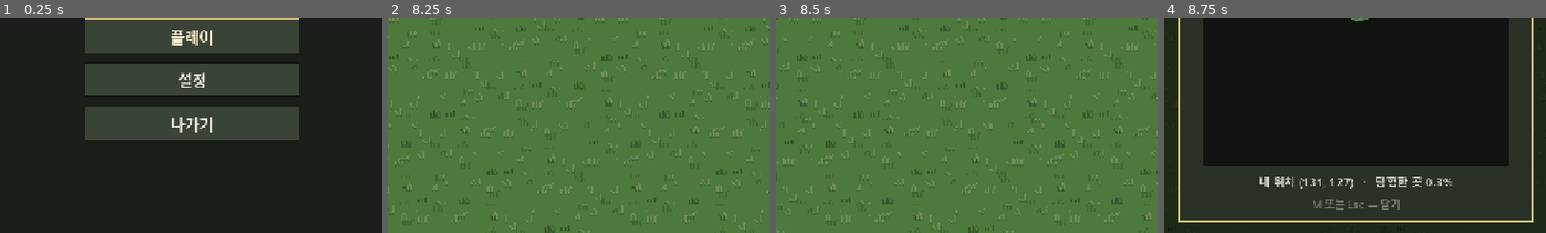
Above: before the commit, frames 1-4 (left to right).
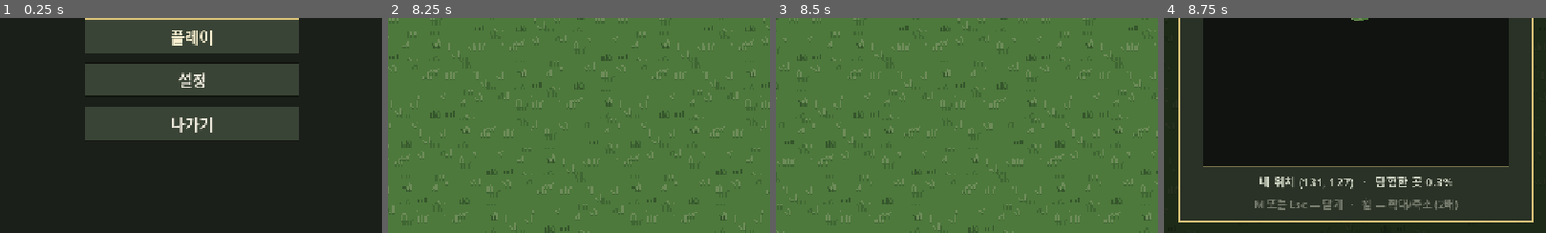
Above: after the commit, the same moments.

Repository: kimtuna/Gunfarm
Game: Godot game, scene res://scenes/main_menu.tscn
Two runs of this game, one before a commit and one after it. Both use one fixed random seed, a clock stepped at 60 frames per second and the inputs below.
Inputs (mouse positions are % of the whole screen's width and height, from its top left):
- Up to frame 1 (0.25 s): no input
- Up to frame 2 (8.25 s): click "플레이" at 0.5 s; click "슬롯 1 · 비어 있음" at 1.25 s; click (66, 30) at 2.02 s; type "Alex" at 2.1 s; click "<" at 2.75 s; click ">" at 3.5 s; click "확정" at 4.25 s; tap Enter at 5, 8 s; move the mouse to (72, 45) at 5.02 s; hold D (move_right) 5.03-5.75 s; click (72, 45) at 5.17 s; drag from (30, 55) to (45, 70) at 5.77 s; tap Space at 6.5 s; move the mouse to (60, 28) at 6.52 s; hold D (move_right) 6.53-7.25 s; click (60, 28) at 6.67 s; drag from (45, 70) to (20, 35) at 7.27 s; move the mouse to (80, 65) at 8.02 s; hold A (move_left) from 8.03 s (still down); click (80, 65) at 8.17 s
- Up to frame 3 (8.5 s): keep holding A (move_left)
- Up to frame 4 (8.75 s): keep holding A (move_left); tap M (toggle_map) at 8.65 s
The pictures show only the part of the screen within x 25-75%, y 50-100%; the shares and areas given below are measured in that part.

Frames 1-3 are identical in both runs. In frame 4, 1.4% of the frame differs, in the area x 10-91%, y 68-90%.

Commit message:
[INBOX #22] 맵을 마우스 휠로 1/2/4/8배 줌인/줌아웃
지도 그림(256×256)은 그대로 두고 붙이는 사각형만 바꿔서 정수 배율 1/2/4/8배로
확대·축소한다. 창보다 커지는 4·8배는 플레이어를 한가운데 두고 자르되 지도
가장자리에서는 중심을 안쪽으로 물려 지도 밖이 안 나오게 하고, 휠은 지도가 열려
있을 때만 먹고 바로 소비한다. 배율은 닫았다 열어도 유지되지만 저장하지 않는다.

## 스스로 판단해서 고친 부분
- 1배에서 지도 여백색과 "안 가본 칸" 색이 둘 다 어두워 세계의 끝이 화면에서
  구분되지 않아, 지도 바깥쪽에 창틀과 같은 금색 한 줄을 그었다(가장자리 한 칸을
  덮지 않으려고 안쪽이 아니라 바깥쪽에 긋는다).
- 검증을 API 값이 아니라 화면 픽셀로 잡았다 — 1배는 여백과의 경계까지 재서
  가로폭을, 2배 이상은 홀로 찍힌 방문 동그라미의 세로 길이를 잰다. 그래서 줌
  검사는 "아직 아무것도 안 적힌 육지"를 찾아가 그 위에서 한다.
- `clip_contents` 를 켜는 것뿐 아니라 그게 꺼졌을 때 걸리는 검사(창 바깥 픽셀
  짚기)까지 넣었다.

## 어려움 / 에러와 해결
- 처음 만든 QA 는 창 안쪽 픽셀만 봐서 `clip_contents` 를 꺼도 통과했다 — 실제로는
  8배 지도가 창틀·제목·월드 화면까지 덮고 있었다(캡처로 확인). 창 바깥도 짚도록
  고쳤고, 같은 함정을 `docs/GOTCHAS.md` 에 남겼다.
- 이가 있는지 일곱 가지로 확인했다(줌 무시 / 클램프 제거 / 휠 소비 제거 / 열 때마다
  배율 초기화 / 중심 추적 제거 / 안 가본 칸 그리기 / clip_contents 끄기) — 전부
  의도한 FAIL 이 나는 것을 보고 되돌렸다. 휠 감시자 자체가 고장 나 통과하는 것을
  막으려고, 지도를 닫고 돌린 휠은 반대로 감시자에 잡혀야 한다는 것도 같이 본다.

Co-Authored-By: Claude Opus 5 <noreply@anthropic.com>

Diff:
--- a/game/qa/qa_map.gd
+++ b/game/qa/qa_map.gd
@@ -15,6 +15,10 @@
 ##   5) 돌아다니면 채워진다.
 ##   6) **저장했다 불러와도 기록이 남는다** — 메인 메뉴로 나갔다 같은 슬롯으로 다시
 ##      들어와서 확인한다(슬롯 파일을 거치는 진짜 경로다).
+##   7) **마우스 휠 줌**(docs/DESIGN.md 「맵 줌」) — 1/2/4/8배가 **화면 픽셀로 재서**
+##      정말 그 배율인지, 확대하면 내가 화면 한가운데에 오는지, **지도 귀퉁이에서
+##      지도 밖이 안 보이는지**, 배율을 바꿔도 안 가본 칸은 여전히 안 보이는지,
+##      휠이 지도 뒤로 새지 않는지, 닫았다 열어도 배율이 남는지.
 
 const SlotStore := preload("res://scripts/slot_store.gd")
 const WorldGen := preload("res://scripts/world_gen.gd")
@@ -36,6 +40,14 @@
 ## 화면 픽셀을 색으로 판정할 때의 허용 오차.
 const COLOR_EPSILON := 0.02
 
+## 줌 검사에서 지도 밖이 보이는지 확인할 네 귀퉁이(테두리는 언제나 바다다).
+const CORNER_TILES: Array[Vector2i] = [Vector2i(1, 1), Vector2i(254, 1),
+		Vector2i(1, 254), Vector2i(254, 254)]
+
+## 줌 검사 동안 화살표가 가리킬 방향(위). 픽셀로 크기를 잴 때 **가로로 훑는 자리에
+## 화살표가 끼어들지 않게** 세로로 세워둔다.
+const ZOOM_AIM_ANGLE := -PI * 0.5
+
 var _steps: Array[Callable] = []
 var _step := 0
 var _wait := 0
@@ -46,6 +58,24 @@
 var _far_tile := Vector2i(-1, -1)
 var _never_tile := Vector2i(-1, -1)
 var _count_before_exit := 0
+
+## 줌 검사를 서서 할 자리(지도 한가운데 근처)와 휠 감시자.
+var _center_tile := Vector2i(-1, -1)
+var _spy: Node = null
+
+
+## 지도가 먹어야 할 휠이 **그 뒤로 새어 나가는지** 보는 감시자 (docs/DESIGN.md 「맵 줌」의
+## "휠 입력이 다른 곳으로 새지 않게"). 나중에 핫바 스크롤이 붙을 자리를 미리 흉내낸다.
+class WheelSpy extends Node:
+	var seen := 0
+
+	func _unhandled_input(event: InputEvent) -> void:
+		var button := event as InputEventMouseButton
+		if button == null:
+			return
+		if button.button_index == MOUSE_BUTTON_WHEEL_UP \
+				or button.button_index == MOUSE_BUTTON_WHEEL_DOWN:
+			seen += 1
 
 
 func _initialize() -> void:
@@ -83,6 +113,42 @@
 		_press_map_key,
 		_check_reloaded_map_draws,
 	]
+	_steps.append_array(_zoom_steps())
+
+
+## 7) 줌. 여기 들어올 때 지도는 열려 있고 배율은 아직 기본(2배)이다.
+func _zoom_steps() -> Array[Callable]:
+	var steps: Array[Callable] = [
+		_check_zoom_default,
+		_stand_at_center,
+		_settle,
+		_add_wheel_spy,
+		func(): _wheel(-1),                       # 2 → 1
+		func(): _check_zoom(1, "54_zoom_1x"),
+		_check_wheel_did_not_leak,
+		func(): _wheel(-1),                       # 1 에서 더 내려도 1
+		func(): _check_zoom_clamped(1, "가장 작은"),
+		func(): _wheel(1),                        # 1 → 2
+		func(): _check_zoom(2, "55_zoom_2x"),
+		func(): _wheel(1),                        # 2 → 4
+		func(): _check_zoom(4, "56_zoom_4x"),
+		func(): _wheel(1),                        # 4 → 8
+		func(): _check_zoom(8, "57_zoom_8x"),
+		func(): _wheel(1),                        # 8 에서 더 올려도 8
+		func(): _check_zoom_clamped(8, "가장 큰"),
+		_press_map_key,                           # 닫고
+		func(): _wheel(-1),                       # 닫힌 채로 휠을 돌려본다
+		_check_wheel_only_while_map_open,
+		_press_map_key,                           # 다시 열기
+		_settle,
+		_check_zoom_kept_after_reopen,
+	]
+	# 네 귀퉁이 — 가장 확대한 8배에서 지도 밖이 한 점도 안 보여야 한다.
+	for index in CORNER_TILES.size():
+		steps.append(func(): _stand_at_corner(index))
+		steps.append(_settle)
+		steps.append(func(): _check_corner_stays_inside(index))
+	return steps
 
 
 func _process(delta: float) -> bool:
@@ -397,6 +463,343 @@
 	_shoot("53_map_after_reload")
 
 
+# --- 7) 줌 (docs/DESIGN.md 「맵 줌 (마우스 휠)」) -------------------------------
+#
+# **판정을 API 값에만 기대지 않는다** — `map_rect()` 가 뭘 돌려주든 실제로 칠해진
+# 화면 픽셀을 재서 1/2/4/8배인지 본다. 그래서 줌 검사는 지도 한가운데 근처의
+# **아직 아무것도 안 적힌 육지**에 서서 한다: 기록 반경이 지도 위에 지름 13칸짜리
+# 동그라미 하나로 홀로 찍혀서, 그 동그라미의 픽셀 크기가 곧 배율이 된다.
+
+func _check_zoom_default() -> void:
+	var canvas := _canvas()
+	if canvas == null:
+		_fails.append("줌 검사를 시작하는데 지도가 닫혀 있다")
+		return
+	if canvas.zoom_scale() != 2:
+		_fails.append("지도를 열었을 때 배율이 %d배다 — 기본은 2배여야 한다" % canvas.zoom_scale())
+
+
+## 지도 한가운데 근처의 육지 중 **주변에 이미 적힌 칸이 하나도 없는** 자리로 옮긴다.
+func _stand_at_center() -> void:
+	var world := _world()
+	var center := Vector2i(WorldGen.MAP_TILES / 2, WorldGen.MAP_TILES / 2)
+	var candidates: Array[Vector2i] = []
+	for y in range(center.y - 40, center.y + 41):
+		for x in range(center.x - 40, center.x + 41):
+			if world.is_land(x, y):
+				candidates.append(Vector2i(x, y))
+	candidates.sort_custom(func(a: Vector2i, b: Vector2i) -> bool:
+		return Vector2(a - center).length_squared() < Vector2(b - center).length_squared())
+	var clear := _explore_radius() + 3
+	for tile in candidates:
+		if _is_untouched(tile, clear):
+			_center_tile = tile
+			break
+	if _center_tile.x < 0:
+		_fails.append("지도 한가운데 근처에서 '아직 아무것도 안 적힌 육지'를 못 찾았다")
+		return
+	print("[qa] 줌 검사 자리 %s (한가운데에서 %.0f칸)"
+			% [_center_tile, Vector2(_center_tile - center).length()])
+	_stand_at(_center_tile)
+
+
+func _is_untouched(tile: Vector2i, radius: int) -> bool:
+	var explored: RefCounted = _explored()
+	for dy in range(-radius, radius + 1):
+		for dx in range(-radius, radius + 1):
+			if explored.is_explored(tile.x + dx, tile.y + dy):
+				return false
+	return true
+
+
+## 그 칸으로 옮기고 조준을 위로 세운다. 지도가 열려 있는 동안은 플레이어 입력이 끊겨
+## 있어서(`input_enabled`) 여기 넣은 각도가 마우스에 덮이지 않는다.
+func _stand_at(tile: Vector2i) -> void:
+	var player := _player()
+	if player == null:
+		_fails.append("플레이어를 못 찾아 %s 로 못 옮긴다" % tile)
+		return
+	player.place_at(WorldGen.tile_center(tile))
+	if player.motion != null:
+		player.motion.aim_angle = ZOOM_AIM_ANGLE
+
+
+## `world.gd` 의 기록 반경. 같은 숫자를 여기 또 적지 않으려고 스크립트에서 직접 읽는다.
+func _explore_radius() -> int:
+	return int(current_scene.get_script().get_script_constant_map()
+			.get("EXPLORE_RADIUS_TILES", 6))
+
+
+func _add_wheel_spy() -> void:
+	_spy = WheelSpy.new()
+	_spy.name = "WheelSpy"
+	current_scene.add_child(_spy)
+
+
+## 마우스 휠 한 칸을 **실제 입력 경로로** 흘려보낸다 — 지도의 `_input` 이 이걸 받는다.
+func _wheel(steps: int) -> void:
+	var event := InputEventMouseButton.new()
+	event.button_index = MOUSE_BUTTON_WHEEL_UP if steps > 0 else MOUSE_BUTTON_WHEEL_DOWN
+	event.pressed = true
+	event.position = root.get_visible_rect().get_center()
+	Input.parse_input_event(event)
+
+
+## 한 배율에서 볼 것을 한 번에 본다.
+func _check_zoom(zoom: int, shot_name: String) -> void:
+	var canvas := _canvas()
+	if canvas == null:
+		_fails.append("%d배 검사 중인데 지도가 닫혀 있다" % zoom)
+		return
+	if canvas.zoom_scale() != zoom:
+		_fails.append("휠을 돌렸더니 %d배다 — %d배여야 한다" % [canvas.zoom_scale(), zoom])
+		return
+	var rect: Rect2 = canvas.map_rect()
+	var want := float(WorldGen.MAP_TILES * zoom)
+	if not is_equal_approx(rect.size.x, want) or not is_equal_approx(rect.size.y, want):
+		_fails.append("%d배인데 지도를 %s 크기로 그린다 — %.0f×%.0f 여야 한다"
+				% [zoom, rect.size, want, want])
+	var image := _capture()
+	if image == null:
+		return
+	_check_map_edge_not_shown(image, zoom)
+	_check_map_stays_in_window(image, zoom)
+	_check_drawn_scale_in_pixels(image, zoom)
+	_check_tiles_at_zoom(image, zoom)
+	_check_player_centered(canvas, zoom)
+	_shoot(shot_name)
+
+
+func _check_zoom_clamped(zoom: int, label: String) -> void:
+	var canvas := _canvas()
+	if canvas != null and canvas.zoom_scale() != zoom:
+		_fails.append("%s 배율(%d배)에서 휠을 더 돌렸더니 %d배가 됐다"
+				% [label, zoom, canvas.zoom_scale()])
+
+
+## **확대한 상태에서는 지도 밖(여백색)이 한 점도 보이면 안 된다** — 가장자리에서 중심을
+## 안쪽으로 물리고 있다는 뜻이다. 1배는 반대로 지도(256px)가 창(512px)보다 작아서
+## 여백이 보이는 게 맞다.
+func _check_map_edge_not_shown(image: Image, zoom: int) -> void:
+	var rect := _canvas().get_global_rect()
+	var outside := 0
+	var samples := 0
+	for iy in 33:
+		for ix in 33:
+			var point := rect.position + Vector2(
+					lerpf(1.0, rect.size.x - 1.0, ix / 32.0),
+					lerpf(1.0, rect.size.y - 1.0, iy / 32.0))
+			samples += 1
+			if _is_color(_pixel(image, point), MapCanvas.BACKDROP_COLOR):
+				outside += 1
+	if zoom == 1:
+		if outside == 0:
+			_fails.append("1배인데 지도 밖 여백이 한 점도 안 보인다 — 지도가 창을 꽉 채우고 있다")
+	elif outside > 0:
+		_fails.append("%d배에서 짚어본 %d자리 중 %d자리가 지도 밖이다 — 지도 밖이 보이면 안 된다"
+				% [zoom, samples, outside])
+
+
+## **확대한 지도가 자기 창 밖으로 넘쳐 그려지면 안 된다.** Control 은 `_draw` 가 자기
+## 사각형을 벗어나도 잘라주지 않아서, 8배(2048px)면 지도가 창틀·제목·월드 화면까지
+## 통째로 덮어버린다. 창 바로 바깥(지도 상자 안쪽 여백)을 짚어서 지도 색이 나오는지 본다.
+func _check_map_stays_in_window(image: Image, zoom: int) -> void:
+	var rect := _canvas().get_global_rect()
+	var spilled := 0
+	for i in 17:
+		var along := lerpf(2.0, rect.size.x - 2.0, i / 16.0)
+		var down := lerpf(2.0, rect.size.y - 2.0, i / 16.0)
+		for point: Vector2 in [
+			Vector2(rect.position.x + along, rect.position.y - 5.0),
+			Vector2(rect.position.x + along, rect.end.y + 5.0),
+			Vector2(rect.position.x - 8.0, rect.position.y + down),
+			Vector2(rect.end.x + 8.0, rect.position.y + down),
+		]:
+			var color := _pixel(image, point)
+			if _is_color(color, MapCanvas.UNEXPLORED_COLOR) \
+					or _is_color(color, MapCanvas.BACKDROP_COLOR):
+				spilled += 1
+	if spilled > 0:
+		_fails.append("%d배에서 지도가 자기 창 밖으로 %d자리나 넘쳐 그려졌다 (clip_contents 확인)"
+				% [zoom, spilled])
+
+
+## **배율을 화면 픽셀로 잰다.**
+##  - 1배: 지도가 창보다 작으니 여백과의 경계까지 재면 지도 가로폭이 그대로 나온다.
+##  - 2배 이상: 창이 꽉 차서 경계가 없다. 대신 홀로 찍힌 방문 동그라미의 **세로 길이**를
+##    잰다 — 화살표에 안 걸리게 중심에서 10px 이상 옆으로 비킨 세로줄에서 잰다.
+func _check_drawn_scale_in_pixels(image: Image, zoom: int) -> void:
+	var rect := _canvas().get_global_rect()
+	if zoom == 1:
+		var left := -1.0
+		var right := -1.0
+		var y := rect.get_center().y
+		for i in int(rect.size.x):
+			var x := rect.position.x + i + 0.5
+			# **지도 그림인 픽셀**만 센다 — 여백도, 가장자리 선도 지도 넓이가 아니다.
+			if not _is_map_content(_pixel(image, Vector2(x, y))):
+				continue
+			if left < 0.0:
+				left = x
+			right = x
+		var got := right - left + 1.0
+		print("[qa] 1배 — 지도 가로폭이 화면에서 %.0f (논리px), %d칸이어야 한다"
+				% [got, WorldGen.MAP_TILES])
+		if absf(got - float(WorldGen.MAP_TILES)) > 3.0:
+			_fails.append("1배인데 지도 가로폭이 %.0f px 다 — %d px 여야 한다"
+					% [got, WorldGen.MAP_TILES])
+		return
+	if _center_tile.x < 0:
+		return
+	var radius := _explore_radius()
+	var offset := int(ceilf(10.0 / float(zoom)))  # 화살표(반폭 8px)를 확실히 비켜난 칸 수.
+	var half := floori(sqrt(float(radius * radius - offset * offset)))
+	var column := _tile_point(_center_tile + Vector2i(offset, 0))
+	var top := column.y
+	var bottom := column.y
+	for i in range(1, int(rect.size.y)):
+		var point := Vector2(column.x, column.y - i)
+		if not rect.has_point(point) or _is_hidden(_pixel(image, point)):
+			break
+		top = point.y
+	for i in range(1, int(rect.size.y)):
+		var point := Vector2(column.x, column.y + i)
+		if not rect.has_point(point) or _is_hidden(_pixel(image, point)):
+			break
+		bottom = point.y
+	var got := bottom - top + 1.0
+	var want := float((2 * half + 1) * zoom)
+	print("[qa] %d배 — 방문 동그라미의 세로 길이가 화면에서 %.0f (논리px), %.0f 여야 한다"
+			% [zoom, got, want])
+	if absf(got - want) > float(zoom) + 2.0:
+		_fails.append("%d배인데 방문 자국이 화면에서 %.0f px 다 — %.0f px(%d칸 × %d배)여야 한다"
+				% [zoom, got, want, 2 * half + 1, zoom])
+
+
+## 배율이 바뀌어도 **안 가본 칸은 여전히 안 보이고**, 보이는 칸의 지형은 월드와 같다.
+## 화살표가 덮는 자리는 건너뛴다.
+func _check_tiles_at_zoom(image: Image, zoom: int) -> void:
+	var canvas := _canvas()
+	var world := _world()
+	var explored: RefCounted = _explored()
+	var marker := _screen_point(canvas.map_position(_player().global_position))
+	var wrong_terrain := 0
+	var leaked := 0
+	var seen := 0
+	var hidden := 0
+	for ty in range(0, WorldGen.MAP_TILES, 2):
+		for tx in range(0, WorldGen.MAP_TILES, 2):
+			var tile := Vector2i(tx, ty)
+			if not _tile_visible(tile):
+				continue
+			var point := _tile_point(tile)
+			if point.distance_to(marker) < MapCanvas.MARKER_LENGTH + 3.0:
+				continue
+			var color := _pixel(image, point)
+			if not explored.is_explored(tx, ty):
+				hidden += 1
+				if not _is_color(color, MapCanvas.UNEXPLORED_COLOR):
+					leaked += 1
+				continue
+			var got := _terrain_of(color)
+			if got == "그 외":
+				continue
+			seen += 1
+			if got != ("land" if world.is_land(tx, ty) else "sea"):
+				wrong_terrain += 1
+	print("[qa] %d배 — 보이는 칸 대조: 기록된 %d칸(어긋남 %d) / 안 가본 %d칸(새어나온 것 %d)"
+			% [zoom, seen, wrong_terrain, hidden, leaked])
+	if leaked > 0:
+		_fails.append("%d배에서 안 가본 칸 %d개가 지도에 보인다" % [zoom, leaked])
+	if wrong_terrain > 0:
+		_fails.append("%d배에서 %d칸의 지형이 월드와 다르게 그려졌다" % [zoom, wrong_terrain])
+	if seen < 8 or hidden < 50:
+		_fails.append("%d배에서 대조한 칸이 너무 적다 (기록 %d / 안 가봄 %d)" % [zoom, seen, hidden])
+
+
+## 지도가 창보다 커지는 배율에서는 **내가 화면 한가운데**여야 한다(지도 가장자리가
+## 아닐 때). 줌 검사 자리는 지도 한가운데라 물러날 일이 없다.
+func _check_player_centered(canvas: Control, zoom: int) -> void:
+	if float(WorldGen.MAP_TILES * zoom) <= canvas.size.x:
+		return
+	var at: Vector2 = canvas.map_position(_player().global_position)
+	var center: Vector2 = canvas.size * 0.5
+	if at.distance_to(center) > 2.0:
+		_fails.append("%d배에서 내 위치가 창 %s 에 있다 — 한가운데(%s)여야 한다"
+				% [zoom, at, center])
+
+
+## 지도가 열려 있을 때의 휠은 지도가 먹는다 — 뒤로 새어 나가면 안 된다.
+func _check_wheel_did_not_leak() -> void:
+	if _spy != null and _spy.seen > 0:
+		_fails.append("지도가 열려 있는데 휠 %d건이 지도 뒤까지 흘러갔다 — 지도가 소비해야 한다"
+				% _spy.seen)
+
+
+## 반대로 지도가 닫혀 있으면 휠은 그대로 뒤로 가고 배율도 안 바뀐다. 이걸 같이 봐야
+## 위의 "안 샜다"가 **감시자가 고장 나서 통과한 것**이 아님을 알 수 있다.
+func _check_wheel_only_while_map_open() -> void:
+	if _map() != null:
+		_fails.append("M 을 눌렀는데 지도가 안 닫혔다 (휠 범위 검사)")
+		return
+	if _spy == null:
+		return
+	if _spy.seen == 0:
+		_fails.append("지도를 닫고 돌린 휠이 아무 데도 안 갔다 — 감시자가 고장 났거나 휠이 안 들어갔다")
+	if MapCanvas.zoom_index != MapCanvas.ZOOM_STEPS.size() - 1:
+		_fails.append("지도가 닫혀 있는데 휠이 배율을 %d배로 바꿨다"
+				% MapCanvas.ZOOM_STEPS[MapCanvas.zoom_index])
+
+
+## 닫았다 열어도 배율은 그대로다. 다만 **슬롯에 저장하지는 않는다**.
+func _check_zoom_kept_after_reopen() -> void:
+	var canvas := _canvas()
+	if canvas == null:
+		_fails.append("다시 M 을 눌렀는데 지도가 안 열렸다")
+		return
+	if canvas.zoom_scale() != 8:
+		_fails.append("지도를 닫았다 열었더니 배율이 %d배로 돌아갔다 — 8배여야 한다"
+				% canvas.zoom_scale())
+	var slot: Dictionary = SlotStore.load_slots()[0]
+	for key: String in slot.keys():
+		if key.findn("zoom") != -1:
+			_fails.append("슬롯 저장에 줌이 들어갔다 (`%s`) — 저장하지 않기로 했다" % key)
+	_shoot("58_zoom_kept_after_reopen")
+
+
+func _stand_at_corner(index: int) -> void:
+	_stand_at(CORNER_TILES[index])
+
+
+## 지도 귀퉁이에 서도 **지도 밖 빈 공간이 나오면 안 된다**.
+func _check_corner_stays_inside(index: int) -> void:
+	var canvas := _canvas()
+	if canvas == null:
+		_fails.append("귀퉁이 검사 중인데 지도가 닫혀 있다")
+		return
+	var tile: Vector2i = CORNER_TILES[index]
+	var rect: Rect2 = canvas.map_rect()
+	if rect.position.x > 0.0 or rect.position.y > 0.0 \
+			or rect.end.x < canvas.size.x or rect.end.y < canvas.size.y:
+		_fails.append("귀퉁이 %s 에서 지도(%s)가 창(%s)을 다 못 덮는다" % [tile, rect, canvas.size])
+	var image := _capture()
+	if image == null:
+		return
+	_check_map_edge_not_shown(image, canvas.zoom_scale())
+	_check_map_stays_in_window(image, canvas.zoom_scale())
+	_shoot("59_zoom_corner_%d" % index)
+
+
+## 지도 그림(안 가본 칸 + 지형)인가 — 여백/가장자리 선/화살표는 아니다.
+func _is_map_content(color: Color) -> bool:
+	return _is_color(color, MapCanvas.UNEXPLORED_COLOR) or _terrain_of(color) != "그 외"
+
+
+func _is_hidden(color: Color) -> bool:
+	return _is_color(color, MapCanvas.UNEXPLORED_COLOR) \
+			or _is_color(color, MapCanvas.BACKDROP_COLOR)
+
+
 # --- 도구 ---------------------------------------------------------------------
 
 func _enter_world() -> void:
@@ -462,15 +865,37 @@
 	return point * (pixels / logical)
 
 
-## 지도에서 그 타일이 그려진 픽셀 하나.
+## 지도에서 그 타일이 그려진 픽셀 하나. **자리는 캔버스에게 물어본다** — 줌과 중심
+## 이동이 거기 한 곳에 있으므로, 배율이 뭐든 이 함수 하나로 맞는 픽셀을 찍는다.
 func _map_pixel(image: Image, tile: Vector2i) -> Color:
 	var canvas := _canvas()
 	if canvas == null:
 		return Color.MAGENTA
-	var rect := canvas.get_global_rect()
-	var per_tile := rect.size / float(WorldGen.MAP_TILES)
-	var point := _to_pixels(rect.position + (Vector2(tile) + Vector2(0.5, 0.5)) * per_tile)
-	return image.get_pixelv(Vector2i(point).clamp(Vector2i.ZERO, image.get_size() - Vector2i.ONE))
+	return _pixel(image, _tile_point(tile))
+
+
+## 그 타일이 그려진 자리(논리 좌표, 화면 기준). 확대하면 창 밖일 수도 있다.
+func _tile_point(tile: Vector2i) -> Vector2:
+	return _screen_point(_canvas().map_position(WorldGen.tile_center(tile)))
+
+
+## 지도 창 안의 좌표 → 화면(논리) 좌표.
+func _screen_point(canvas_point: Vector2) -> Vector2:
+	return _canvas().get_global_transform() * canvas_point
+
+
+## 논리 좌표 한 점의 화면 픽셀.
+func _pixel(image: Image, point: Vector2) -> Color:
+	var at := Vector2i(_to_pixels(point))
+	return image.get_pixelv(at.clamp(Vector2i.ZERO, image.get_size() - Vector2i.ONE))
+
+
+## 그 타일이 지금 지도 창 안에 보이는가(확대하면 대부분은 창 밖이다).
+func _tile_visible(tile: Vector2i) -> bool:
+	var canvas := _canvas()
+	if canvas == null:
+		return false
+	return canvas.get_global_rect().grow(-2.0).has_point(_tile_point(tile))
 
 
 func _is_color(color: Color, want: Color) -> bool:
--- a/game/scenes/map_screen.tscn
+++ b/game/scenes/map_screen.tscn
@@ -77,6 +77,7 @@
 horizontal_alignment = 1
 
 [node name="Hint" type="Label" parent="Box/BoxLayout"]
+unique_name_in_owner = true
 layout_mode = 2
 theme_override_colors/font_color = Color(0.470588, 0.494118, 0.435294, 1)
 theme_override_font_sizes/font_size = 18
--- a/game/scripts/map_canvas.gd
+++ b/game/scripts/map_canvas.gd
@@ -9,6 +9,8 @@
 ## 65,536칸을 매 프레임 다시 굽지 않는다 — 방문 기록의 `version` 이 달라졌을 때만
 ## 이미지를 새로 만들고, 평소에는 만들어둔 텍스처 한 장을 확대해서 붙인다
 ## (프로젝트 전역 텍스처 필터가 Nearest 라 확대해도 도트가 안 뭉개진다).
+##
+## **줌은 이 텍스처를 붙이는 사각형(`map_rect()`)만 바꾼다** — 이미지는 다시 굽지 않는다.
 
 const WorldGen := preload("res://scripts/world_gen.gd")
 const TerrainTiles := preload("res://scripts/terrain_tiles.gd")
@@ -24,18 +26,48 @@
 const MARKER_COLOR := Color(0.976, 0.882, 0.522)
 const MARKER_EDGE_COLOR := Color(0.078, 0.086, 0.070)
 
-## 화살표 크기(화면 px). 지도 한 칸이 2px 이라 이 정도면 방향이 읽힌다.
+## 화살표 크기(화면 px). 지도 한 칸이 기본 2px 이라 이 정도면 방향이 읽힌다.
+## **배율을 따라 커지지 않는다** — 내 위치 표시는 지도 그림이 아니라 화면 위의 표식이다.
 const MARKER_LENGTH := 11.0
 const MARKER_HALF_WIDTH := 6.0
+
+## 줌 단계 (docs/DESIGN.md 「맵 줌 (마우스 휠)」). **정수 배율만** 쓴다 — 소수 배율을
+## 끼우면 지도 픽셀 하나가 화면에서 1px, 2px 로 들쭉날쭉해져 도트가 뭉개진다.
+const ZOOM_STEPS := [1, 2, 4, 8]
+
+## 기본은 2배(= 256칸이 화면 512px). 1배는 월드 전체가 한눈에 들어오는 배율이다.
+const DEFAULT_ZOOM_INDEX := 1
+
+## 지도의 가장자리를 알려주는 한 줄. **1배에서 지도(256px)가 창(512px)보다 작을 때**
+## 여백과 안 가본 칸이 둘 다 어두워서 세계가 어디까지인지 안 보이기 때문에 긋는다.
+## 창 테두리와 같은 금색이라 지도 그림의 일부로 안 읽힌다.
+const MAP_EDGE_COLOR := Color(0.851, 0.761, 0.478, 0.45)
+
+## 지도 그림 바깥의 여백. 1배일 때만 보인다(256px 짜리 지도가 512px 창보다 작다).
+## **확대한 상태에서 이 색이 보이면 지도 밖을 보여주고 있다는 뜻**이라, 자체 QA 가
+## 이 색으로 "가장자리에서 지도 밖이 안 보이는지"를 판정한다 — 지형·안 가본 칸 어느
+## 색과도 뚜렷이 달라야 한다.
+const BACKDROP_COLOR := Color(0.024, 0.027, 0.031)
 
 var world: RefCounted = null
 var explored: RefCounted = null
 var player: Node2D = null
+
+## 지금 배율. **지도를 닫았다 열어도 유지되지만 저장하지는 않는다**(docs/DESIGN.md
+## 「맵 줌」) — 캐릭터의 진행 상황이 아니라 지금 보고 있는 방식일 뿐이라 슬롯의
+## `explored` 옆에 끼워 넣지 않는다. 그래서 노드가 아니라 **스크립트에 붙은 static**
+## 이다: 지도 노드는 닫을 때마다 사라지지만 이 값은 남고, 게임을 다시 켜면 기본 2배다.
+static var zoom_index := DEFAULT_ZOOM_INDEX
 
 var _texture: ImageTexture = null
 var _drawn_version := -1
 var _drawn_position := Vector2.INF
 var _drawn_angle := INF
+
+
+func _ready() -> void:
+	# 확대하면 지도가 이 창보다 커진다 — 잘라내지 않으면 화면 전체로 넘쳐 그려진다.
+	clip_contents = true
 
 
 func setup(new_world: RefCounted, new_explored: RefCounted, new_player: Node2D) -> void:
@@ -64,8 +96,57 @@
 	if explored.version != _drawn_version:
 		_texture = ImageTexture.create_from_image(_bake())
 		_drawn_version = explored.version
-	draw_texture_rect(_texture, Rect2(Vector2.ZERO, size), false)
+	# 지도 밖 여백을 먼저 깔아야 1배에서 지도가 어디까지인지 눈에 보인다.
+	draw_rect(Rect2(Vector2.ZERO, size), BACKDROP_COLOR)
+	var rect := map_rect()
+	draw_texture_rect(_texture, rect, false)
+	# 지도 **바깥쪽**에 긋는다 — 안쪽에 그으면 가장자리 한 칸을 덮어버린다.
+	draw_rect(rect.grow(1.0), MAP_EDGE_COLOR, false, 1.0)
 	_draw_marker()
+
+
+# --- 줌 (docs/DESIGN.md 「맵 줌 (마우스 휠)」) ----------------------------------
+
+func zoom_scale() -> int:
+	return ZOOM_STEPS[zoom_index]
+
+
+## 휠 한 칸에 한 단계. 양 끝에서는 더 안 움직인다 — 실제로 바뀌었으면 true 다.
+func zoom_by(steps: int) -> bool:
+	var next := clampi(zoom_index + steps, 0, ZOOM_STEPS.size() - 1)
+	if next == zoom_index:
+		return false
+	zoom_index = next
+	queue_redraw()
+	return true
+
+
+## 지도 그림이 이 창의 어디에 얼마 크기로 놓이는가(창 기준 좌표).
+##
+## 배율이 커져 지도가 창보다 커지면 **플레이어를 중심에 두고 잘라서** 보여준다.
+## 다만 지도 가장자리에서는 중심을 안쪽으로 물려 **지도 밖이 나오지 않게** 한다
+## (`clampf` 가 그 일을 한다). 지도가 창보다 작으면(1배) 가운데에 놓는다.
+##
+## 시작 좌표를 정수로 반올림하는 것이 중요하다 — 소수 자리가 남으면 배율이 정수여도
+## 지도 픽셀 하나가 화면에서 2px, 3px 로 들쭉날쭉해진다.
+func map_rect() -> Rect2:
+	var drawn := Vector2.ONE * float(TILES * zoom_scale())
+	var origin := Vector2.ZERO
+	for axis in 2:
+		if drawn[axis] <= size[axis]:
+			origin[axis] = roundf((size[axis] - drawn[axis]) * 0.5)
+		else:
+			var focus: float = _focus()[axis] * drawn[axis]
+			origin[axis] = clampf(roundf(size[axis] * 0.5 - focus),
+					size[axis] - drawn[axis], 0.0)
+	return Rect2(origin, drawn)
+
+
+## 확대했을 때 화면 한가운데에 둘 자리 — 지도 전체를 0~1 로 본 내 위치다.
+func _focus() -> Vector2:
+	if player == null:
+		return Vector2(0.5, 0.5)
+	return (player.global_position / WorldGen.world_size()).clamp(Vector2.ZERO, Vector2.ONE)
 
 
 ## 방문 기록 × 지형 → 지도 이미지 한 장(타일 하나 = 픽셀 하나).
@@ -114,9 +195,11 @@
 	draw_colored_polygon(points, MARKER_COLOR)
 
 
-## 월드 좌표 → 지도 안의 화면 좌표.
+## 월드 좌표 → 지도 안의 화면 좌표. 줌과 중심 이동이 `map_rect()` 한 곳에만 있으므로
+## 화살표도, 자체 QA 도 이 함수만 부르면 배율이 뭐든 맞는 자리를 얻는다.
 func map_position(world_position: Vector2) -> Vector2:
-	return world_position / WorldGen.world_size() * size
+	var rect := map_rect()
+	return rect.position + world_position / WorldGen.world_size() * rect.size
 
 
 func _aim_angle() -> float:
--- a/game/scripts/map_screen.gd
+++ b/game/scripts/map_screen.gd
@@ -8,6 +8,8 @@
 ##
 ## **이 화면은 자기 M/Esc 를 처리하지 않는다.** 닫는 것은 띄운 쪽(`world.gd`)이다 —
 ## 양쪽이 다 처리하면 어느 쪽이 먼저 받느냐에 동작이 달리고, 키 한 번에 두 창이 닫힌다.
+## **마우스 휠(줌)은 반대로 여기서 처리한다** — 닫는 키와 달리 지도 안에서만 뜻이 있고,
+## 지도가 떠 있는 동안에만 이 노드가 트리에 있어서 "열려 있을 때만" 이 저절로 성립한다.
 ##
 ## 그림은 `map_canvas.gd` 가 그린다. 여기서는 띄우고 글자를 갱신하는 일만 한다.
 
@@ -17,6 +19,7 @@
 var _player: Node2D = null
 var _shown_version := -1
 var _shown_tile := Vector2i(-2147483648, 0)
+var _shown_zoom := -1
 
 
 ## 월드가 띄우면서 한 번 부른다.
@@ -25,6 +28,29 @@
 	_player = player
 	(%Canvas as Control).setup(world, explored, player)
 	_refresh()
+
+
+## 마우스 휠 = 줌 (docs/DESIGN.md 「맵 줌 (마우스 휠)」).
+##
+## **받은 휠은 반드시 소비한다** — 안 그러면 같은 휠이 뒤(나중에 붙을 핫바 스크롤 등)로도
+## 흘러가서 지도를 보는 동안 손에 든 것까지 바뀐다. `_gui_input` 이 아니라 `_input` 인
+## 이유는 마우스가 지도 창 밖(어두운 배경)에 있어도 휠이 먹어야 하기 때문이다.
+func _input(event: InputEvent) -> void:
+	var button := event as InputEventMouseButton
+	if button == null:
+		return
+	var steps := 0
+	match button.button_index:
+		MOUSE_BUTTON_WHEEL_UP:
+			steps = 1
+		MOUSE_BUTTON_WHEEL_DOWN:
+			steps = -1
+		_:
+			return
+	# 눌림/뗌 둘 다 먹는다 — 한쪽만 먹으면 나머지 반이 뒤로 새어 나간다.
+	get_viewport().set_input_as_handled()
+	if button.pressed and (%Canvas as Control).zoom_by(steps):
+		_refresh()
 
 
 func _process(_delta: float) -> void:
@@ -40,11 +66,13 @@
 		return
 	_shown_version = _explored.version
 	_shown_tile = _tile()
+	_shown_zoom = (%Canvas as Control).zoom_scale()
 	var total := float(ExploredMap.TILES * ExploredMap.TILES)
 	var ratio := float(_explored.explored_count()) / total * 100.0
 	(%InfoLabel as Label).text = "내 위치 (%d, %d)   ·   탐험한 곳 %.1f%%" % [
 		_shown_tile.x, _shown_tile.y, ratio,
 	]
+	(%Hint as Label).text = "M 또는 Esc — 닫기   ·   휠 — 확대/축소 (%d배)" % _shown_zoom
 
 
 func _tile() -> Vector2i:
Not shown, changed: docs/DESIGN.md
Not shown, changed: docs/GOTCHAS.md
Not shown, changed: docs/STATUS.md
Not shown, changed: docs/feedback/INBOX.md
